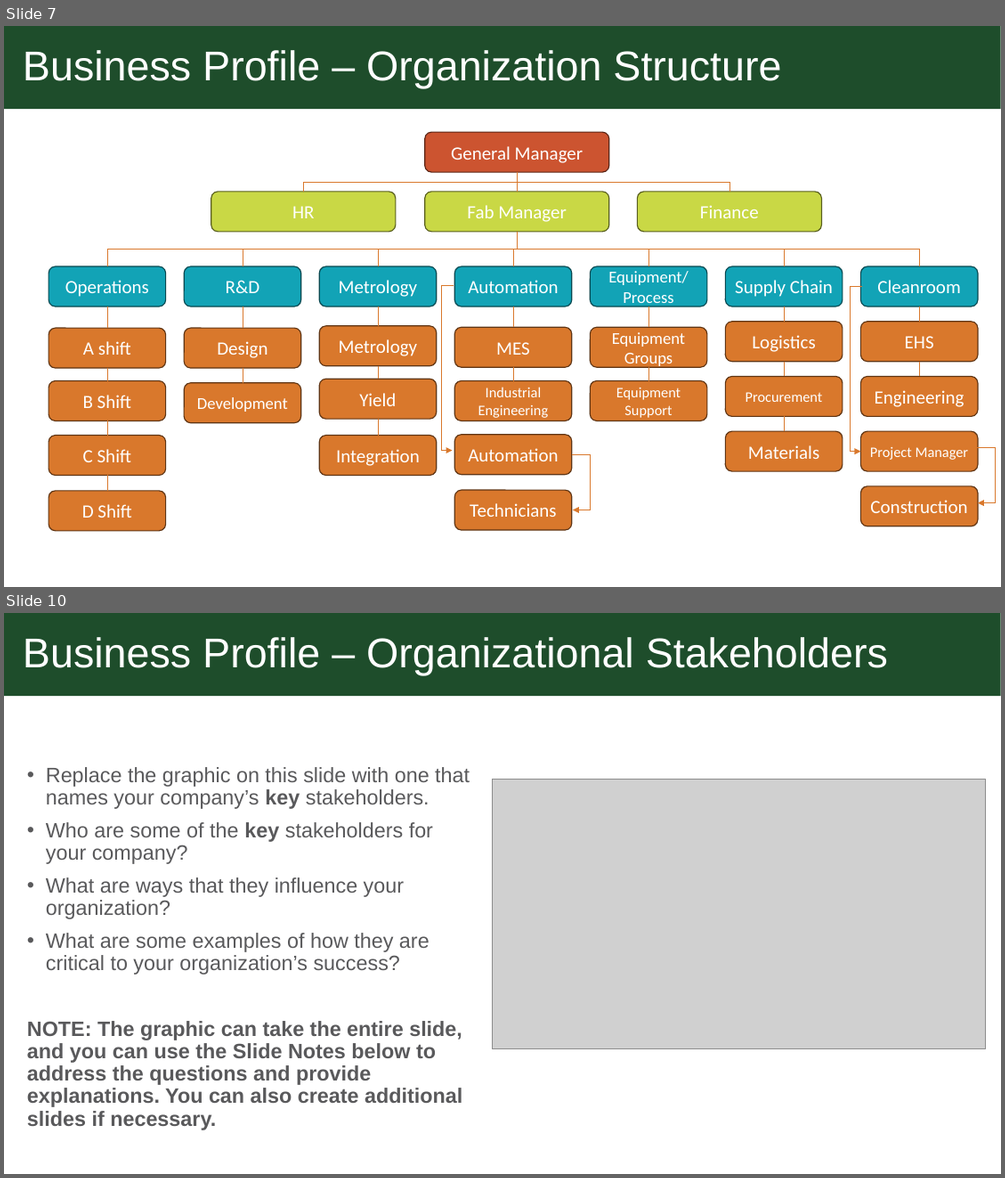
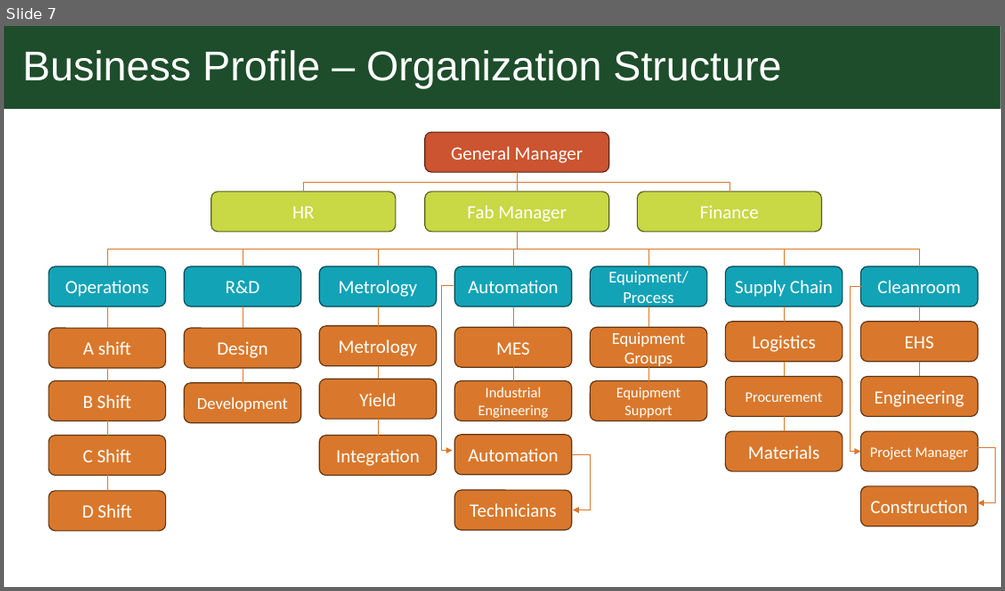
Before and after one commit to engtx/MBA, a slide deck: Classes/BUS 500, Foundations for Business Impact/Week 1/BAVARIAN.CYRUS.BUSINESS_PROFILE_ASSIGNMENT.pptx. Shown one above the other, each under a label of ours: slides 7 and 10 before the commit, slide 7 after it; the slides between them are not shown. The pictures are 1005x1178 and 1005x591 pixels, drawn with LibreOffice and Linux fonts; fonts in the diff are those of the drawing; grey boxes stand for pictures; background and template pictures are left out. Boxes give left, top, right and bottom in pixels: in the first picture for what was removed or moved away, otherwise in the second. Text is boxed around its words. In the diff, an @@ line names an element or a change of style, - is before the commit and + after.

Commit message:
updated Business profile

```diff
--- a/Classes/BUS 500, Foundations for Business Impact/Week 1/BAVARIAN.CYRUS.BUSINESS_PROFILE_ASSIGNMENT.pptx
+++ b/Classes/BUS 500, Foundations for Business Impact/Week 1/BAVARIAN.CYRUS.BUSINESS_PROFILE_ASSIGNMENT.pptx
@@ slide 10 removed at [4,613,1001,1174], background #FFFFFF @@
@@ title removed at [4,613,1001,696] @@
-Business Profile – Organizational Stakeholders
@@ text removed at [27,767,469,1130] @@
-• Replace the graphic on this slide with one that names your company’s key stakeholders.
-• Who are some of the key stakeholders for your company?
-• What are ways that they influence your organization?
-• What are some examples of how they are critical to your organization’s success?
-NOTE: The graphic can take the entire slide, and you can use the Slide Notes below to address the questions and provide explanations. You can also create additional slides if necessary.
@@ picture removed at [493,779,986,1049] @@
```
Also in this commit, not shown: 4 slides changed, 1 other slide removed.
